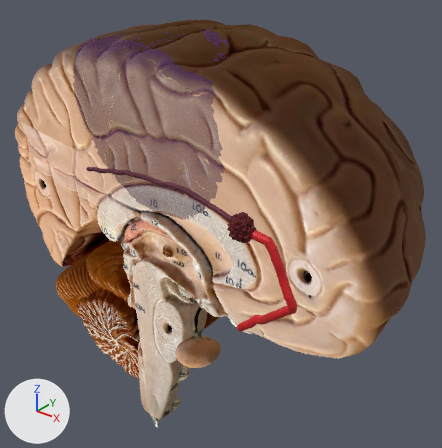
The glTF model models/brain-stroke-inside.glb: old version first, new version second.
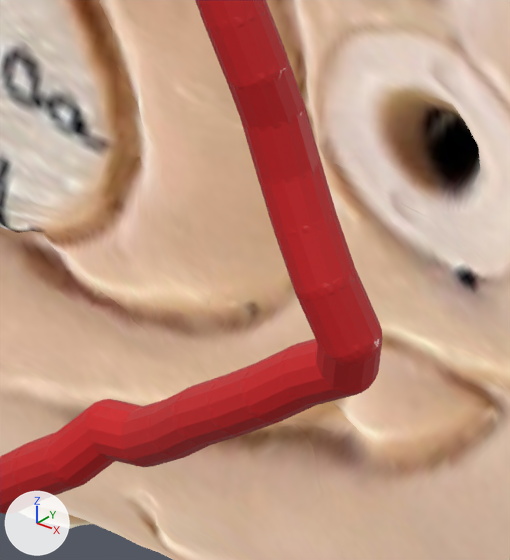
Old and new are each drawn whole from a 50 mm lens placed at (0.1226, -0.1461, 0.1682), pointed at (0.0028, 0.0036, 0.0754) and again close up on the part from 54% to 72% of the width and 57% to 76% of the height. Every picture has the same lights, and +X, +Y and +Z are marked at lower left. The first two pictures are the older version. The close-ups show mesh edges as thin lines. Where no turn or scale is listed for an object, it has been applied to the vertices.

Objects in the first close-up: 'Object_4', 'brain-stroke-add_1'.
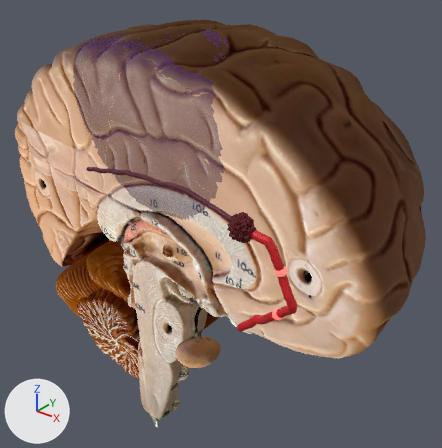
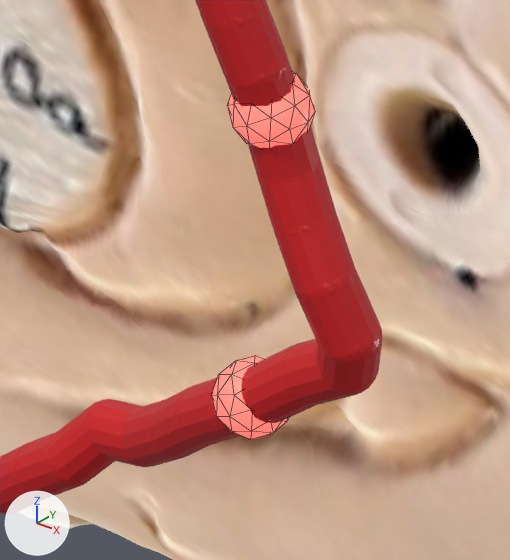
What changed in the scene script:
```text
Add mat_flow:
    mat_flow = principled_material('flow')
    mat_flow.base_color = (1.0, 0.18, 0.15)  # red #ff766c
    mat_flow.roughness = 0.4
    mat_flow.emission_color = (0.9, 0.162, 0.135)  # red #f37067
    mat_flow.emission_strength = 1.0
Add me_flow:
    me_flow.from_pydata(...)  # an icosphere of 80 faces spanning x -0.0016..0.0016, y -0.0016..0.0016, z -0.0016..0.0016
    me_flow.materials.append(mat_flow)  # red #ff766c, glowing red #f37067
Add ob_flow_002:
    ob_flow_002 = bpy.data.objects.new('flow.002', me_flow)
    ob_flow_002.parent = ob_inner
    ob_flow_002.location = (0.0527, -0.0353, 0.0924)
Add ob_inner:
    ob_inner = bpy.data.objects.new('inner', None)
    ob_inner.parent = ob_pivot
    ob_inner.location = (0.0, 0.0, 0.0)
Add ob_pivot:
    ob_pivot = bpy.data.objects.new('pivot', None)
    ob_pivot.location = (0.0, 0.0, 0.0)
Add ob_flow_001:
    ob_flow_001 = bpy.data.objects.new('flow.001', me_flow)
    ob_flow_001.parent = ob_inner
    ob_flow_001.location = (0.0515, -0.0337, 0.0784)
```

What differs and where, as boxes (x1, y1, x2, y2) in the close-ups (510 x 560 px):
'flow.002', added (red)
    after: (228, 72, 315, 148)
'flow.001', added (red)
    after: (212, 356, 289, 440)
